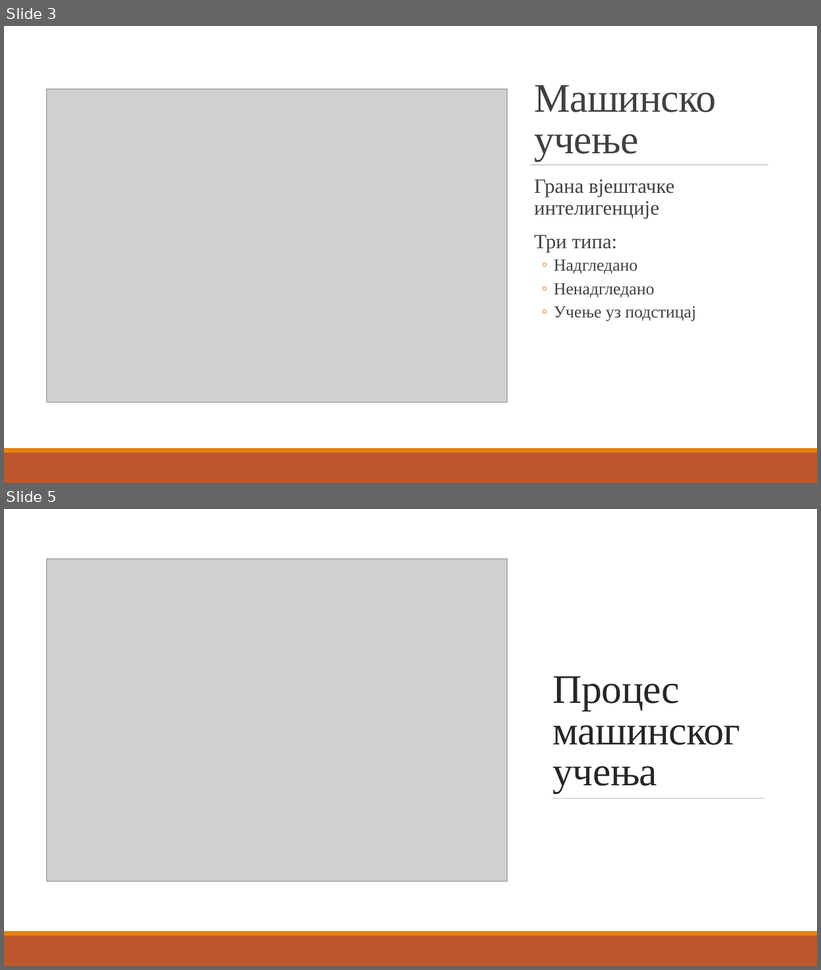
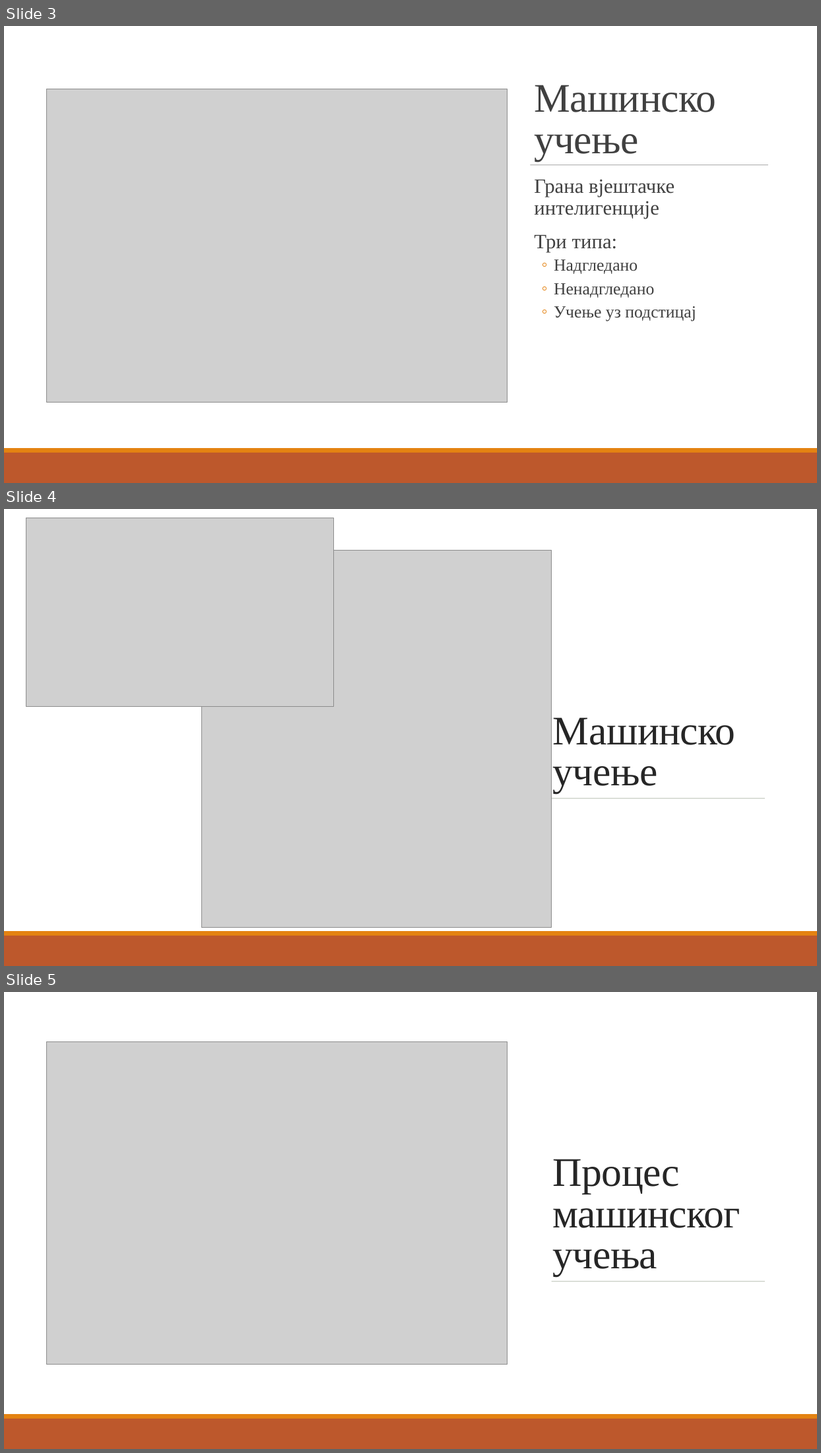
Before and after one commit to ChaosNik/Predicting-the-number-of-people-in-a-room, a slide deck: Presentation/Razvoj rješenja za predviđanje broja osoba u prostoriji.pptx. Shown one above the other, each under a label of ours: slides 3 and 5 before the commit, slides 3, 4 and 5 after it; the slides between them are not shown. The pictures are 821x970 and 821x1453 pixels, drawn with LibreOffice and Linux fonts; fonts in the diff are those of the drawing; grey boxes stand for pictures. Boxes give left, top, right and bottom in pixels: in the first picture for what was removed or moved away, otherwise in the second. Text is boxed around its words. In the diff, an @@ line names an element or a change of style, - is before the commit and + after.

```diff
--- a/Presentation/Razvoj rješenja za predviđanje broja osoba u prostoriji.pptx
+++ b/Presentation/Razvoj rješenja za predviđanje broja osoba u prostoriji.pptx
@@ slide 4 added at [4, 509, 817, 966], background #FFFFFF @@
@@ rectangle added at [4, 509, 817, 931], fill #FFFFFF @@
@@ picture added at [26, 518, 333, 707] @@
@@ picture added at [201, 550, 552, 928] @@
@@ title added at [553, 718, 735, 793], 48 pt, text #262626 @@
+Mашинско учењe
@@ line added from (552, 799) to (765, 799), #637052 0.5 pt @@
@@ rectangle added at [4, 931, 817, 936], fill #E48312 @@
@@ rectangle added at [4, 936, 817, 966], fill #BD582C @@
```
Also in this commit, not shown: 1 slide changed, 1 slide removed, 1 other file.
